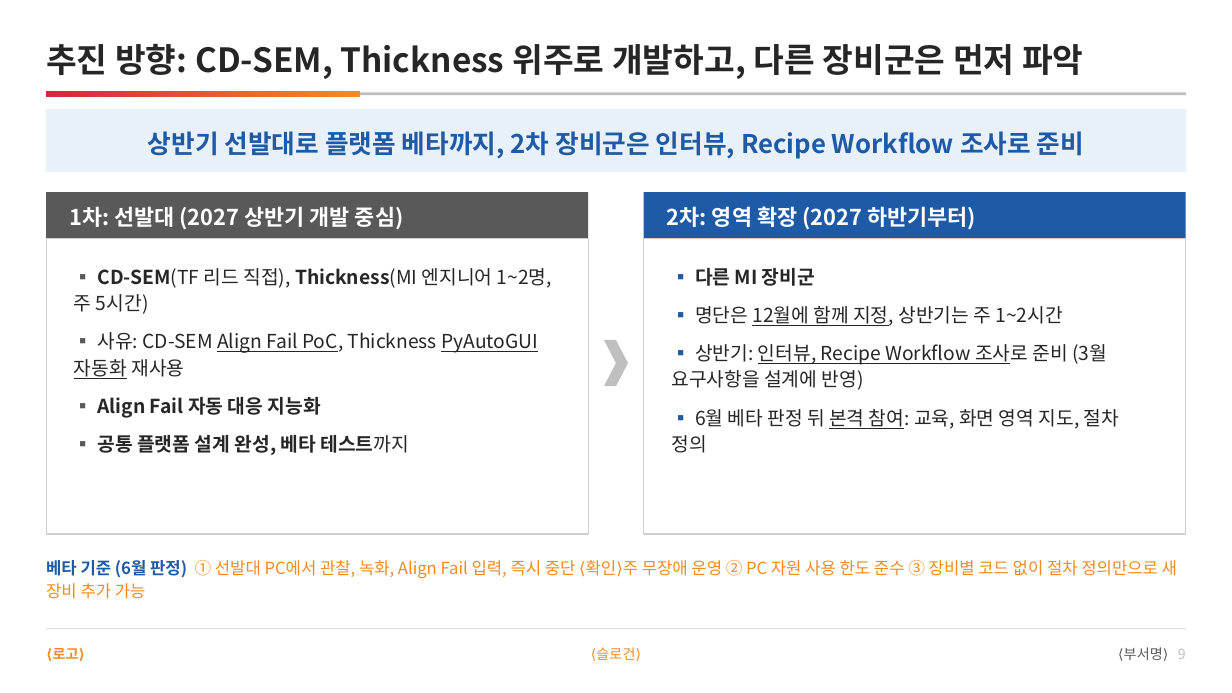
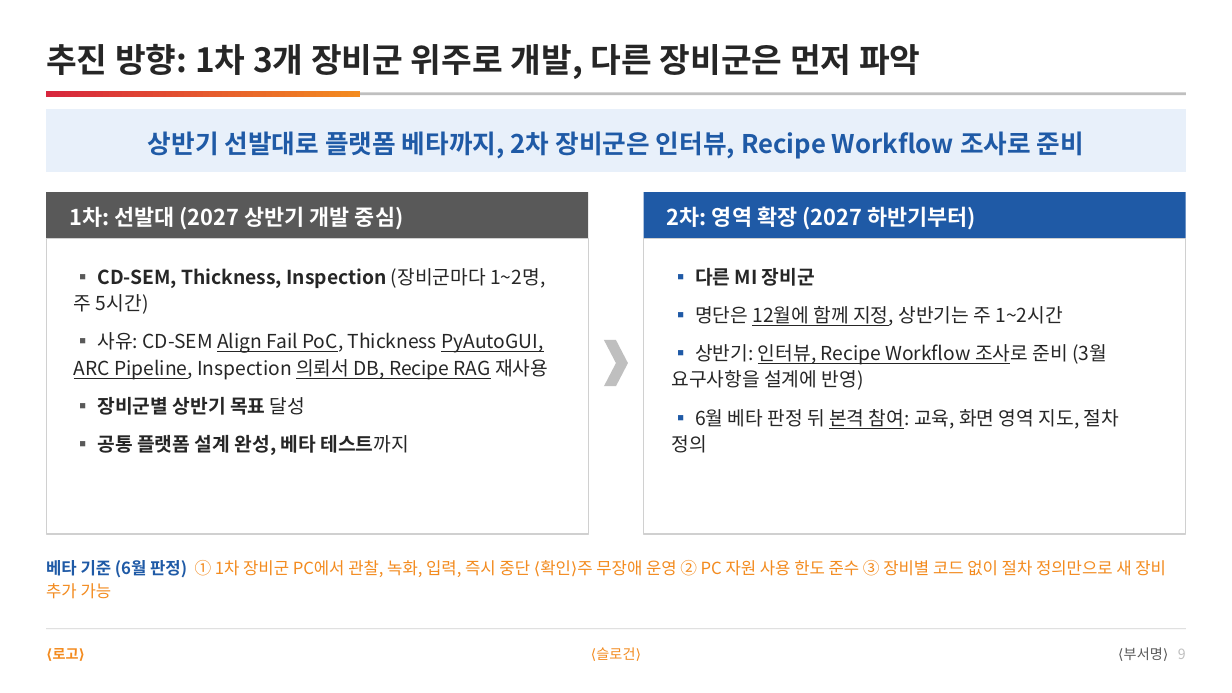
Before and after one commit to DarrenKoi/pm_notes, a slide deck: slide 9 of my-task/arc-tf/deliverables/arc-tf-proposal.pptx. Drawn at 1232x693 pixels with LibreOffice and Linux fonts; fonts in the diff are those of the drawing. Boxes give left, top, right and bottom in pixels: in the first picture for what was removed or moved away, otherwise in the second. Text is boxed around its words. In the diff, an @@ line names an element or a change of style, - is before the commit and + after.

```diff
--- a/my-task/arc-tf/deliverables/arc-tf-proposal.pptx
+++ b/my-task/arc-tf/deliverables/arc-tf-proposal.pptx
@@ text at bbox=[46, 44, 920, 79]: text changed @@
-추진 방향: CD-SEM, Thickness 위주로 개발하고, 다른 장비군은 먼저 파악
+추진 방향: 1차 3개 장비군 위주로 개발, 다른 장비군은 먼저 파악
@@ text at bbox=[74, 268, 548, 415]: text changed @@
-▪ CD-SEM(TF 리드 직접), Thickness(MI 엔지니어 1~2명, 주 5시간)
-▪ 사유: CD-SEM Align Fail PoC, Thickness PyAutoGUI 자동화 재사용
-▪ Align Fail 자동 대응 지능화
+▪ CD-SEM, Thickness, Inspection (장비군마다 1~2명, 주 5시간)
+▪ 사유: CD-SEM Align Fail PoC, Thickness PyAutoGUI, ARC Pipeline, Inspection 의뢰서 DB, Recipe RAG 재사용
+▪ 장비군별 상반기 목표 달성
@@ text at bbox=[46, 560, 1166, 599]: text changed @@
-베타 기준 (6월 판정) ① 선발대 PC에서 관찰, 녹화, Align Fail 입력, 즉시 중단 ⟨확인⟩주 무장애 운영 ② PC 자원 사용 한도 준수 ③ 장비별 코드 없이 절차 정의만으로 새 장비 추가 가능
+베타 기준 (6월 판정) ① 1차 장비군 PC에서 관찰, 녹화, 입력, 즉시 중단 ⟨확인⟩주 무장애 운영 ② PC 자원 사용 한도 준수 ③ 장비별 코드 없이 절차 정의만으로 새 장비 추가 가능
```
Also in this commit, not shown: 8 other slides changed, 19 other files.
